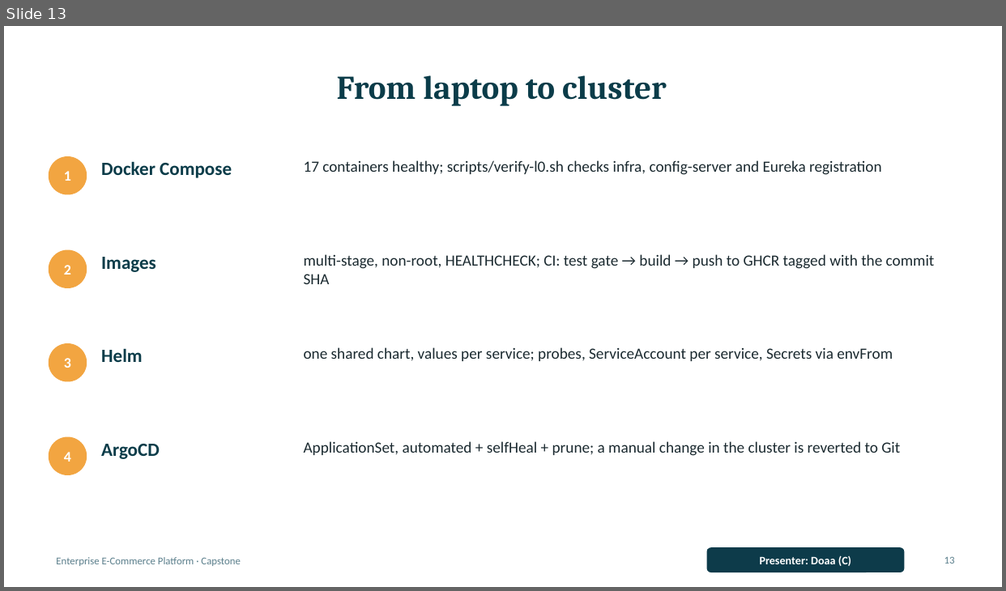
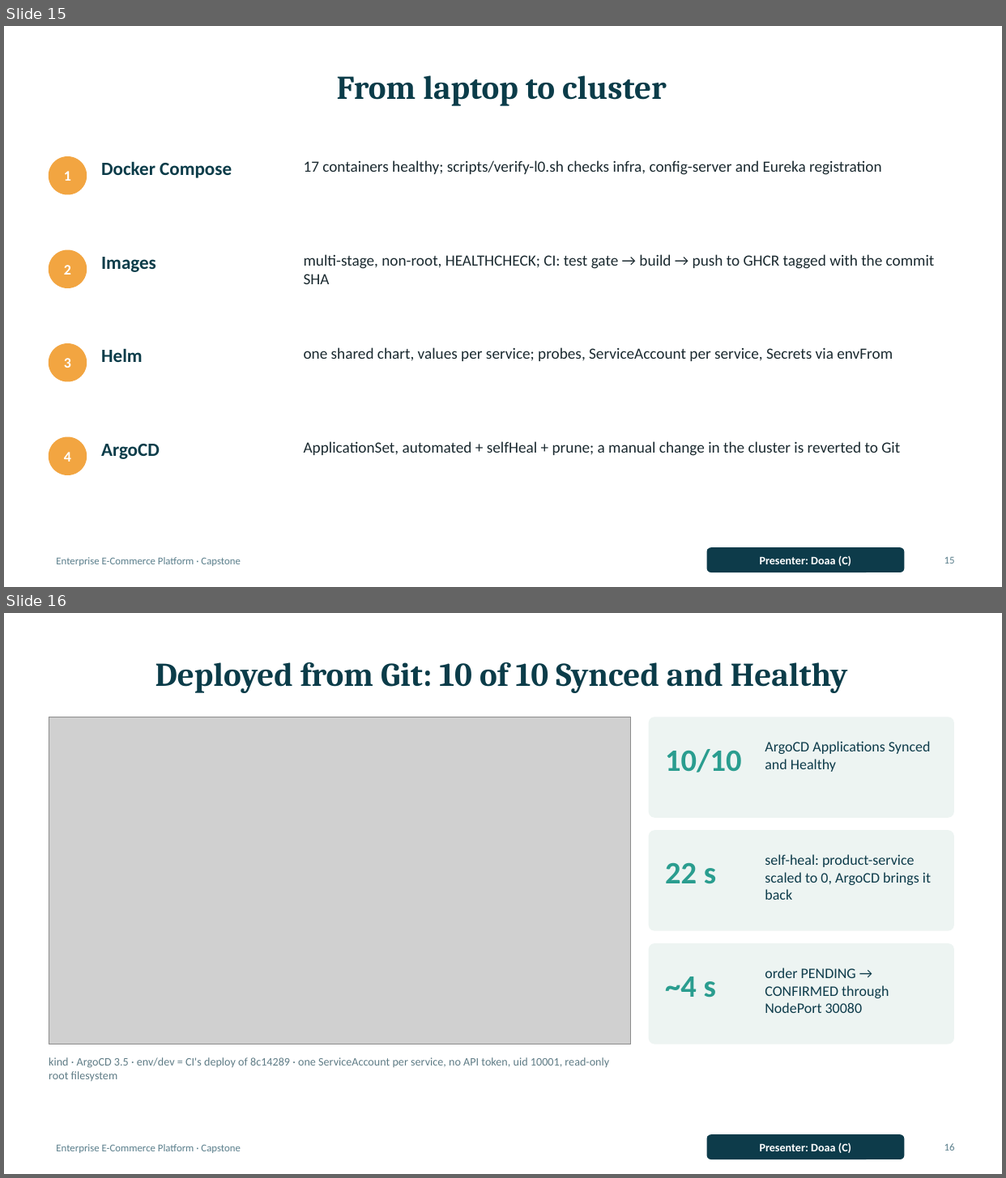
Before and after one commit to 13nour11/capstone-platform, a slide deck: docs/slides/capstone-final.pptx. Shown one above the other, each under a label of ours: slide 13 before the commit, slides 15 and 16 after it. The pictures are 1006x591 and 1006x1178 pixels, drawn with LibreOffice and Linux fonts; fonts in the diff are those of the drawing; grey boxes stand for pictures. Boxes give left, top, right and bottom in pixels: in the first picture for what was removed or moved away, otherwise in the second. Text is boxed around its words. In the diff, an @@ line names an element or a change of style, - is before the commit and + after.

Commit message:
capstone-L6: slides-with-live-screenshots-from-the-cluster-on-main
Four evidence slides from the kind run on main: Zipkin trace across HTTP and Kafka, B2 in
Grafana, ArgoCD 10/10 Synced/Healthy, CI on main + Platform Overview. Names as in the Team
Charter, presenter ranges updated, slide outline and demo script aligned with the deck.

```diff
--- a/docs/slides/capstone-final.pptx
+++ b/docs/slides/capstone-final.pptx
@@ slide 16 added at box(4, 613, 1002, 1174), background #FFFFFF; not listed: 1 template element that a slide beside it also shows @@
@@ title added at box(155, 662, 848, 693), 32 pt, text #0B3C49, bold @@
+Deployed from Git: 10 of 10 Synced and Healthy
@@ picture added at box(49, 717, 632, 1045) @@
@@ rounded rectangle added at box(649, 717, 954, 818), fill #EDF4F2 @@
@@ text added at box(665, 749, 741, 773), 30 pt, text #2A9D8F, bold @@
+10/10
@@ text added at box(765, 741, 931, 772), 14 pt, text #0D3B4A @@
+ArgoCD Applications Synced and Healthy
@@ rounded rectangle added at box(649, 830, 954, 931), fill #EDF4F2 @@
@@ text added at box(765, 854, 931, 885), 14 pt, text #0D3B4A @@
+self-heal: product-service scaled to 0, ArgoCD brings it back
@@ text added at box(665, 862, 716, 884), 30 pt, text #2A9D8F, bold @@
+22 s
@@ rounded rectangle added at box(649, 944, 954, 1045), fill #EDF4F2 @@
@@ text added at box(665, 977, 716, 998), 30 pt, text #2A9D8F, bold @@
+~4 s
@@ text added at box(765, 968, 889, 1013), 14 pt, text #0D3B4A @@
+order PENDING → CONFIRMED through NodePort 30080
@@ text added at box(49, 1058, 609, 1081), 11 pt, text #5F7C86 @@
+kind · ArgoCD 3.5 · env/dev = CI's deploy of 8c14289 · one ServiceAccount per service, no API token, uid 10001, read-only root filesystem
@@ rounded rectangle added at box(707, 1135, 905, 1160), fill #0D3B4A, 11 pt, text #FFFFFF, bold @@
+Presenter: Doaa (C)
@@ page number added at box(944, 1144, 955, 1151), 10 pt, text #5B7F8C @@
+16
@@ what was slide 13 is now slide 15 @@
@@ page number at box(944, 557, 955, 564): text changed @@
-13
+15
```
Also in this commit, not shown: 8 slides changed, 3 other slides added, 10 other files.
